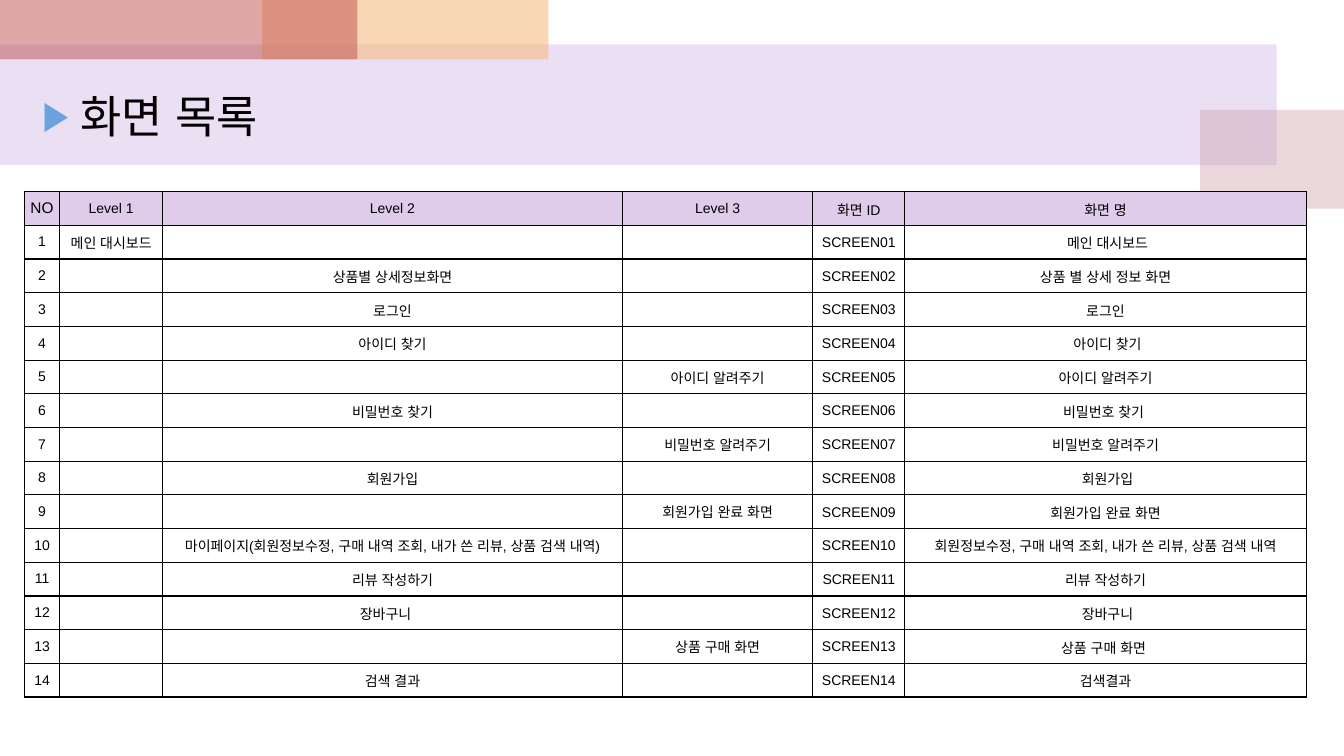
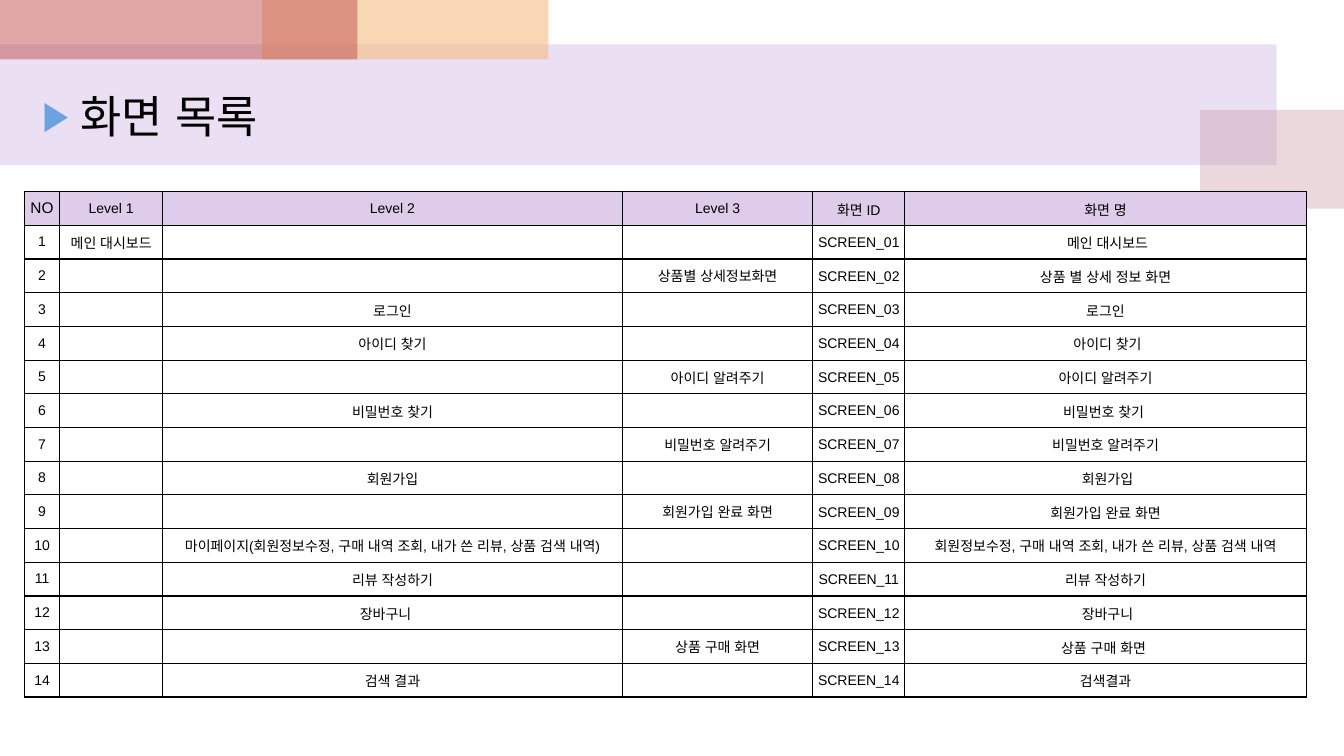
Before and after one commit to lth0813/Sprint-I, a slide deck: slide 3 of 3조 화면 정의서_rev.3_20231214.pptx. Drawn at 1344x756 pixels with LibreOffice and Linux fonts; fonts in the diff are those of the drawing. Boxes give left, top, right and bottom in pixels: in the first picture for what was removed or moved away, otherwise in the second. Text is boxed around its words. In the diff, an @@ line names an element or a change of style, - is before the commit and + after.

```diff
--- a/3조 화면 정의서_rev.3_20231214.pptx
+++ b/3조 화면 정의서_rev.3_20231214.pptx
@@ table at (x1=24, y1=192, x2=1306, y2=698) @@
-row 2, column 5: SCREEN01
+row 2, column 5: SCREEN_01
-row 3: 2 |  | 상품별 상세정보화면 |  | SCREEN02 | 상품 별 상세 정보 화면
+row 3: 2 |  |  | 상품별 상세정보화면 | SCREEN_02 | 상품 별 상세 정보 화면
-row 4, column 5: SCREEN03
+row 4, column 5: SCREEN_03
-row 5, column 5: SCREEN04
+row 5, column 5: SCREEN_04
-row 6, column 5: SCREEN05
+row 6, column 5: SCREEN_05
-row 7, column 5: SCREEN06
+row 7, column 5: SCREEN_06
-row 8, column 5: SCREEN07
+row 8, column 5: SCREEN_07
-row 9, column 5: SCREEN08
+row 9, column 5: SCREEN_08
-row 10, column 5: SCREEN09
+row 10, column 5: SCREEN_09
-row 11, column 5: SCREEN10
+row 11, column 5: SCREEN_10
-row 12, column 5: SCREEN11
+row 12, column 5: SCREEN_11
-row 13, column 5: SCREEN12
+row 13, column 5: SCREEN_12
-row 14, column 5: SCREEN13
+row 14, column 5: SCREEN_13
-row 15, column 5: SCREEN14
+row 15, column 5: SCREEN_14
```
Also in this commit, not shown: 1 other slide changed.
